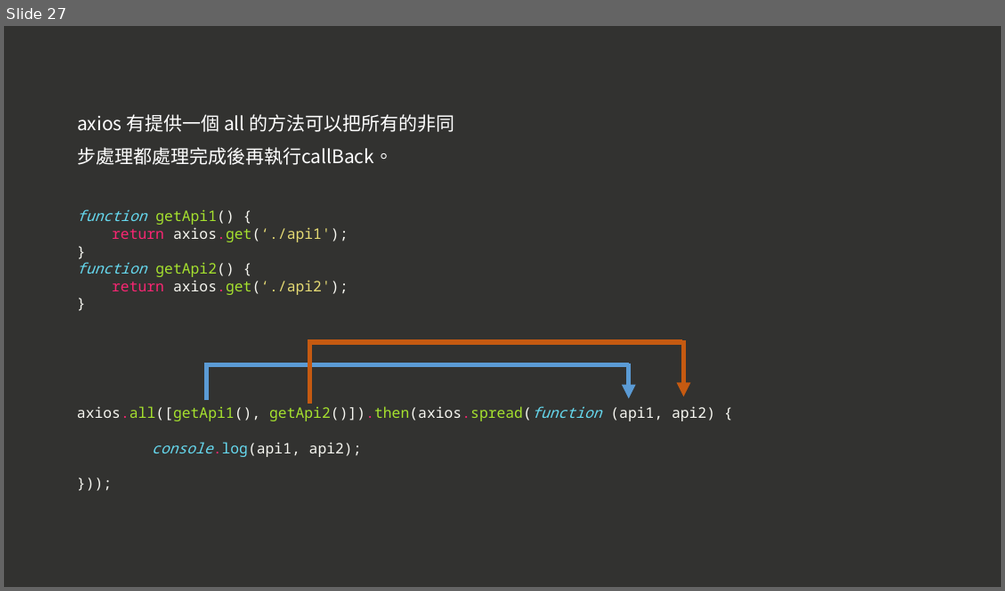
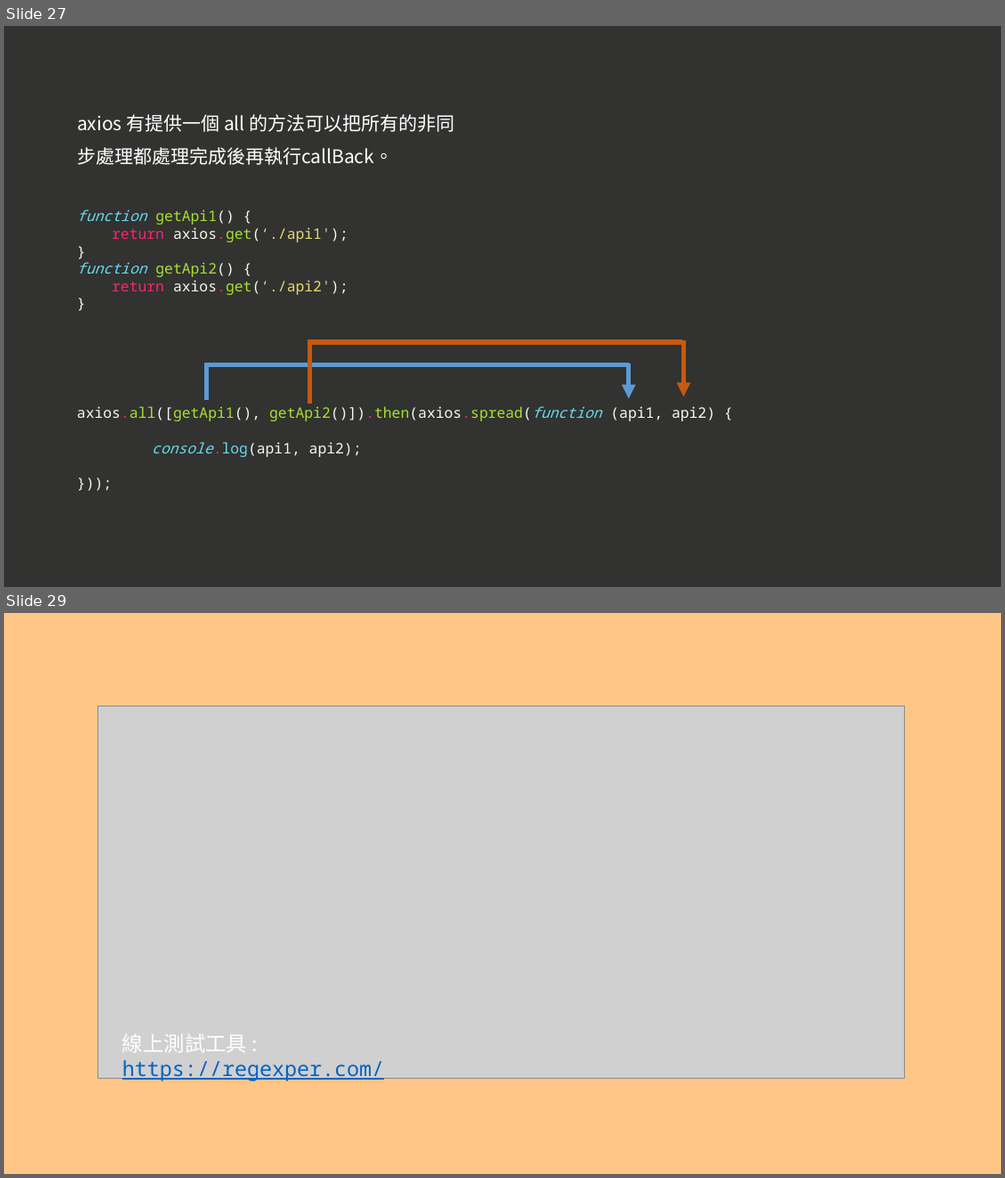
Before and after one commit to a23246542/JS_course_Intermediate_example, a slide deck: 現代 JavaScript 職人之路｜ 中階篇.pptx. Shown one above the other, each under a label of ours: slide 27 before the commit, slides 27 and 29 after it; the slides between them are not shown. The pictures are 1005x591 and 1005x1178 pixels, drawn with LibreOffice and Linux fonts; fonts in the diff are those of the drawing; grey boxes stand for pictures. Boxes give left, top, right and bottom in pixels: in the first picture for what was removed or moved away, otherwise in the second. Text is boxed around its words. In the diff, an @@ line names an element or a change of style, - is before the commit and + after.

```diff
--- a/現代 JavaScript 職人之路｜ 中階篇.pptx
+++ b/現代 JavaScript 職人之路｜ 中階篇.pptx
@@ slide 29 added at (4, 613, 1001, 1174), background #FFC687 @@
@@ picture added at (98, 706, 905, 1078) @@
@@ text added at (122, 1034, 384, 1081), 20 pt, text #0563C1, underline @@
+線上測試工具 : https://regexper.com/
```
Also in this commit, not shown: 14 other slides added, 2 slides removed, 2 other files.
